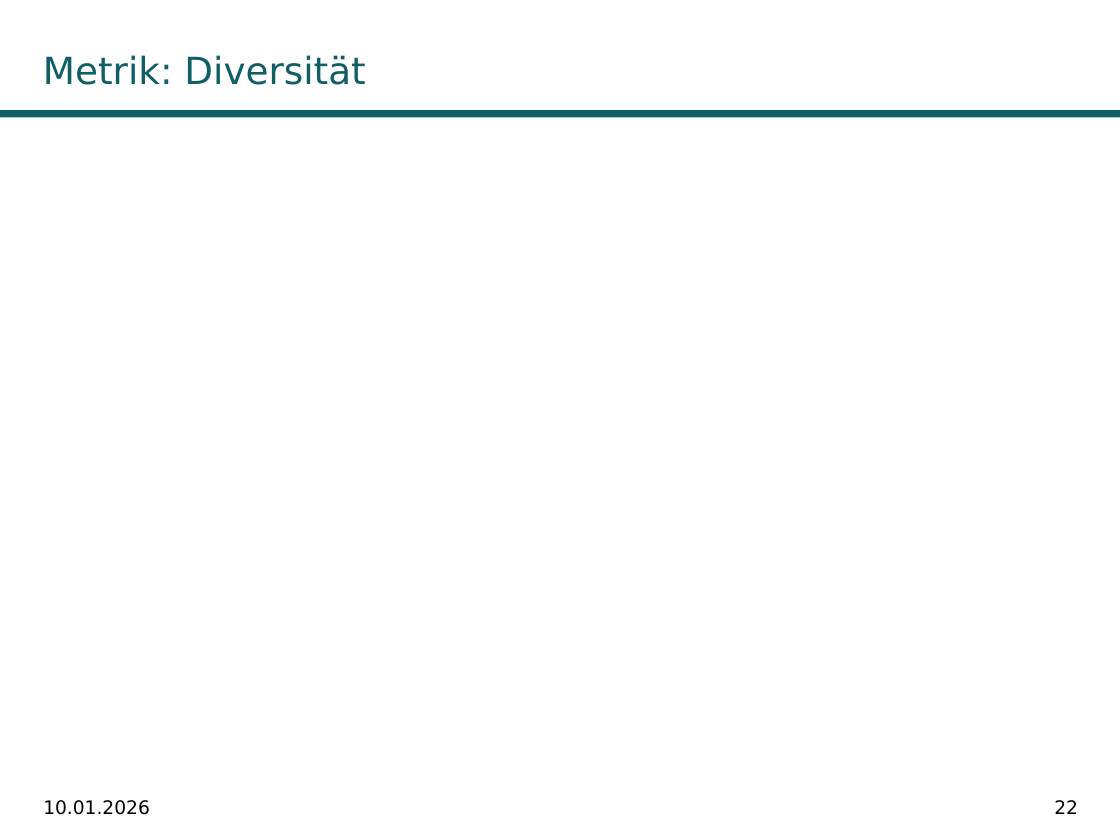
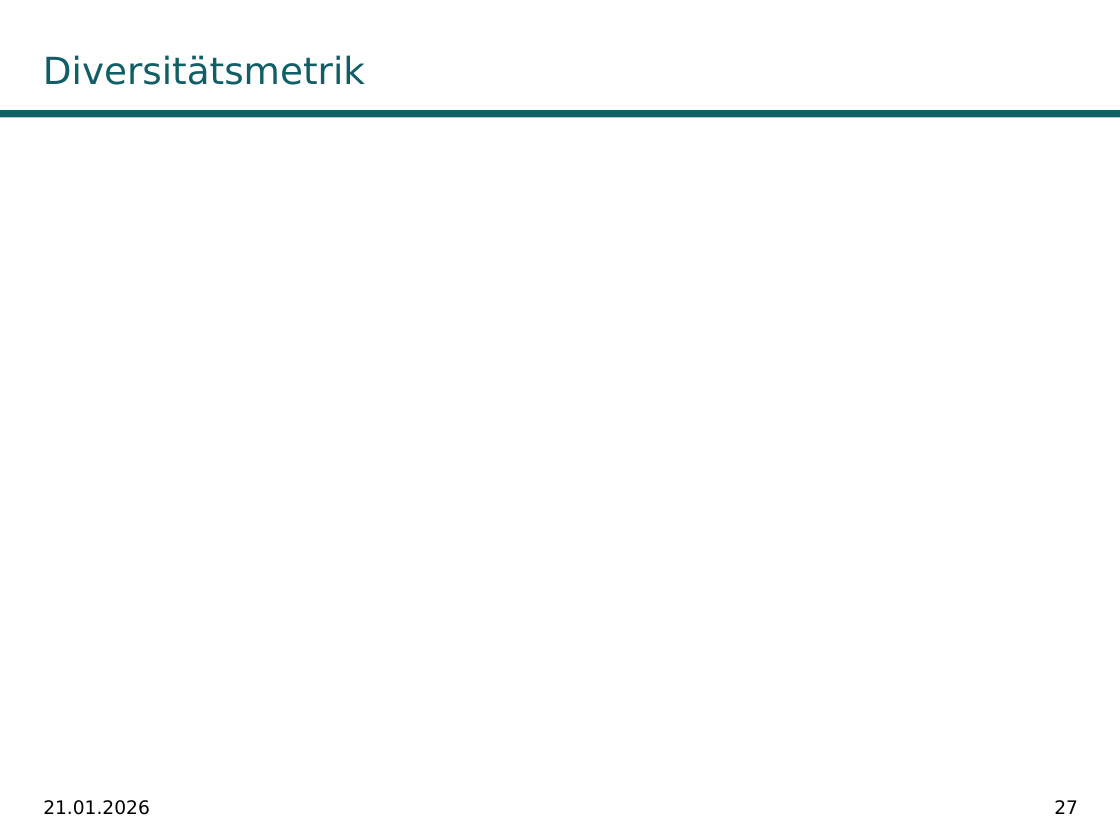
Before and after one commit to fabiw98/Seminar_DICE, a slide deck: slide 27 of Präsentation/DiCE_PowerPoint.potx (slide 22 before the commit). Drawn at 1120x840 pixels with LibreOffice and Linux fonts; fonts in the diff are those of the drawing; grey boxes stand for pictures; background and template pictures are left out. Boxes give left, top, right and bottom in pixels: in the first picture for what was removed or moved away, otherwise in the second. Text is boxed around its words. In the diff, an @@ line names an element or a change of style, - is before the commit and + after.

```diff
--- a/Präsentation/DiCE_PowerPoint.potx
+++ b/Präsentation/DiCE_PowerPoint.potx
@@ title at <box>43,55,365,85</box>: text changed @@
-Metrik: Diversität
+Diversitätsmetrik
@@ text at <box>43,800,150,815</box>: text changed @@
-10.01.2026
+21.01.2026
@@ page number at <box>1054,800,1078,814</box>: text changed @@
-22
+27
```
Also in this commit, not shown: 30 other slides changed, 8 slides added, 3 slides removed, 18 other files.
